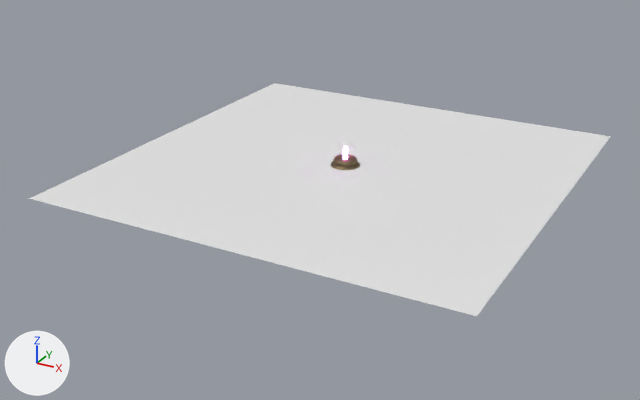
Two versions of the Blender file Electricidad estática.blend, one commit apart.
Rendered twice from a camera (50 mm lens) standing at (63.5, -124.3, 51.8) and looking at (-2.0, -5.2, -7.8). The axes (+X, +Y, +Z) are drawn at lower left. The lights are the same throughout.

Names of what the first picture shows: 'Plane', 'Roundcube'.
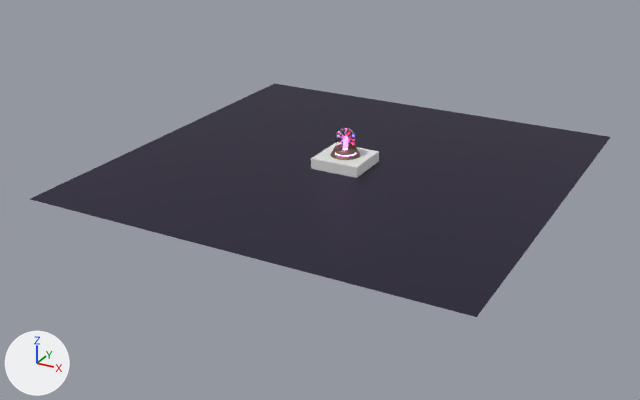
Boxes (x1, y1, x2, y2) around the edits, measured in the pictures (640 x 400 px):
'Plane', recoloured, moved
    before: (29, 83, 611, 316)
    after: (30, 84, 610, 317)
'Plane.001', added
    after: (311, 143, 379, 178)
'Roundcube', moved
    before: (330, 146, 360, 170)
    after: (330, 145, 360, 160)
'Roundcube.001', shown
    after: (335, 128, 356, 149)

Diff of the bpy script that builds the scene:
```diff
--- a/Electricidad estática.blend.py
+++ b/Electricidad estática.blend.py
@@ mat_base @@
+mat_base = principled_material('Base')
+mat_base.base_color = (0.00758, 0.00288, 0.0253)  # dark purple #15092c
@@ me_plane @@
 me_plane.from_pydata(...)  # 4 vertices, 1 face; spans x -1.0..1.0, y -1.0..1.0, z 0.0
+me_plane.materials.append(mat_base)  # dark purple #15092c
@@ me_plane_001 @@
+me_plane_001.from_pydata(...)  # a box spanning x -1.0..1.0, y -1.0..1.0, z -0.17..0.26
@@ ob_roundcube @@
 ob_roundcube = bpy.data.objects.new('Roundcube', me_roundcube)
-ob_roundcube.location = (0.0, 0.0, 0.0)
+ob_roundcube.location = (0.0, 0.0, 1.8)
 _m = ob_roundcube.modifiers.new('Subdivision', 'SUBSURF')
@@ ob_roundcube_001 @@
 ob_roundcube_001 = bpy.data.objects.new('Roundcube.001', me_roundcube_001)
-ob_roundcube_001.location = (0.0, 0.0, 0.0)
+ob_roundcube_001.location = (0.0, 0.0, 1.8)
 _m = ob_roundcube_001.modifiers.new('Solidify', 'SOLIDIFY')
@@ ob_roundcube_001 @@
 _m = ob_roundcube_001.modifiers.new('Subdivision', 'SUBSURF')
-ob_roundcube_001.hide_set(True)  # wire or fog, not drawn
@@ ob_plane @@
 ob_plane = bpy.data.objects.new('Plane', me_plane)
-ob_plane.location = (0.0, 0.0, -2.9)
+ob_plane.location = (0.0, 0.0, -3.0)
 ob_plane.scale = (36.1, 36.1, 36.1)
@@ ob_plane_001 @@
+ob_plane_001 = bpy.data.objects.new('Plane.001', me_plane_001)
+ob_plane_001.location = (0.0, 0.0, -2.2)
+ob_plane_001.scale = (4.24, 4.24, 4.24)
```
